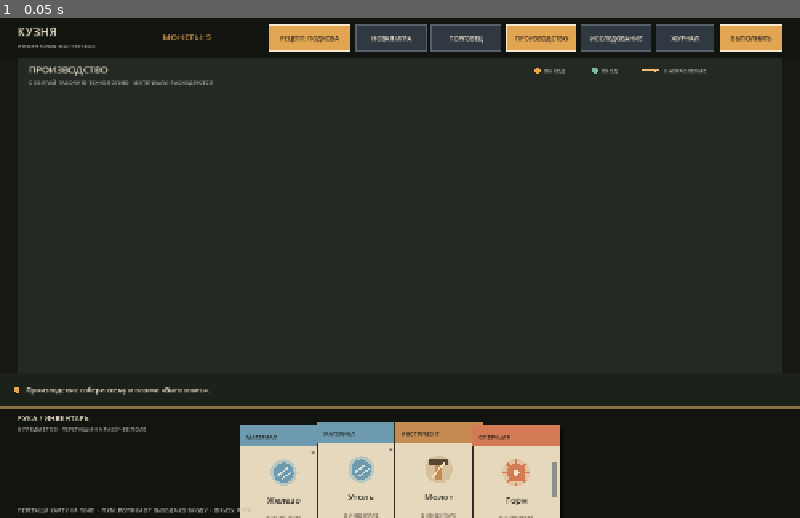
Above: before the commit, frame 1.
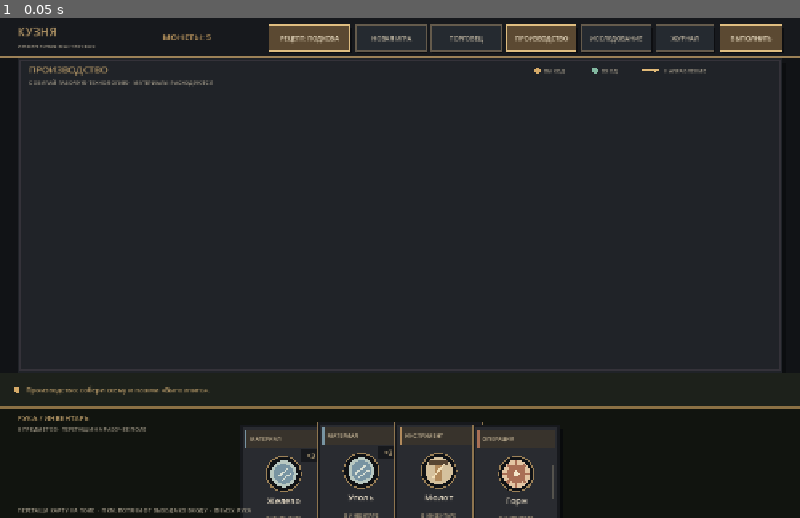
Above: after the commit, the same moment.

Repository: Blyaprint/new-1-bit-kuznya
Game: Godot game, scene res://scenes/board_prototype.tscn
Two runs of this game, one before a commit and one after it. Both use one fixed random seed, a clock stepped at 60 frames per second and the inputs below.
Inputs:
- Up to frame 1 (0.05 s): no input

The runs differ from the first frame. In frame 1, 9.7% of the frame differs, in the area x 0-100%, y 1-100%.

Commit message:
Establish premium fantasy RPG visual direction

Diff:
--- a/scripts/board_prototype.gd
+++ b/scripts/board_prototype.gd
@@ -6,19 +6,19 @@
 const STATUS_HEIGHT := 54.0
 const BOARD_MARGIN := 28.0
 
-const BG := Color("#171713")
-const BOARD_BG := Color("#242923")
-const CARD_BG := Color("#e5d8bd")
-const CARD_BORDER := Color("#f5e9d2")
-const INK := Color("#29251f")
-const MUTED := Color("#b5b7a8")
-const ACCENT := Color("#e2a653")
-const LINK_COLOR := Color("#f0bd70")
-const MATERIAL_COLOR := Color("#6e9aaf")
-const TOOL_COLOR := Color("#c58b52")
-const OPERATION_COLOR := Color("#d47b55")
-const OBJECT_COLOR := Color("#8a9b72")
-const PRODUCT_COLOR := Color("#d2b45d")
+const BG := Color("#111316")
+const BOARD_BG := Color("#202328")
+const CARD_BG := Color("#292b30")
+const CARD_BORDER := Color("#b89a68")
+const INK := Color("#eee2c9")
+const MUTED := Color("#aaa18f")
+const ACCENT := Color("#d5aa68")
+const LINK_COLOR := Color("#e0b978")
+const MATERIAL_COLOR := Color("#7894a2")
+const TOOL_COLOR := Color("#b18a5c")
+const OPERATION_COLOR := Color("#a96f55")
+const OBJECT_COLOR := Color("#829078")
+const PRODUCT_COLOR := Color("#c4a15d")
 const SAVE_PATH := "user://kuznya_save.json"
 const IRON_PACK_SIZE := 2
 const COAL_PACK_SIZE := 5
@@ -918,8 +918,9 @@
 func _draw() -> void:
 	draw_rect(Rect2(Vector2.ZERO, size), BG)
 	_draw_workshop_background()
-	draw_rect(Rect2(0, 0, size.x, HEADER_HEIGHT), Color("#11140f"))
-	draw_line(Vector2(0, HEADER_HEIGHT), Vector2(size.x, HEADER_HEIGHT), Color("#55452f"), 2.0)
+	draw_rect(Rect2(0, 0, size.x, HEADER_HEIGHT), Color("#17191d"))
+	draw_rect(Rect2(0, HEADER_HEIGHT - 3, size.x, 3), Color("#806744"))
+	draw_line(Vector2(0, HEADER_HEIGHT - 1), Vector2(size.x, HEADER_HEIGHT - 1), Color("#d0b17b", 0.35), 1.0)
 	draw_string(font, Vector2(28, 29), "КУЗНЯ", HORIZONTAL_ALIGNMENT_LEFT, -1, 19, CARD_BORDER)
 	draw_string(font, Vector2(28, 49), "ИНЖЕНЕРНАЯ МАСТЕРСКАЯ", HORIZONTAL_ALIGNMENT_LEFT, -1, 9, MUTED)
 	draw_string(font, Vector2(260, 36), "МОНЕТЫ: %d" % money, HORIZONTAL_ALIGNMENT_LEFT, 150, 14, ACCENT)
@@ -932,8 +933,10 @@
 	_draw_header_button(_action_button_rect(), "ВЫПОЛНИТЬ" if mode == "production" else "ИСПЫТАТЬ", true)
 
 	var board := _board_rect()
+	draw_rect(Rect2(board.position + Vector2(5, 7), board.size), Color("#070809", 0.55))
 	draw_rect(board, BOARD_BG)
-	draw_rect(board, Color("#65705c"), false, 2.0)
+	draw_rect(board, Color("#9b8058"), false, 2.0)
+	draw_rect(Rect2(board.position + Vector2(4, 4), board.size - Vector2(8, 8)), Color("#343239"), false, 1.0)
 	var mode_title := "ПРОИЗВОДСТВО" if mode == "production" else "ИССЛЕДОВАНИЕ"
 	var mode_subtitle := "СОБИРАЙ РАБОЧУЮ ТЕХНОЛОГИЮ · МАТЕРИАЛЫ РАСХОДУЮТСЯ" if mode == "production" else "ПРОВЕРЯЙ ГИПОТЕЗЫ · ЭКСПЕРИМЕНТЫ БЕСПЛАТНЫ"
 	draw_string(font, Vector2(board.position.x + 18, board.position.y + 24), mode_title, HORIZONTAL_ALIGNMENT_LEFT, -1, 15, CARD_BORDER)
@@ -979,10 +982,9 @@
 
 
 func _draw_workshop_background() -> void:
-	# Keep the workshop texture cheap: a few straight lines instead of
-	# hundreds of individual circles on every drag redraw.
+	# Subtle stone-and-wood workshop grid.
 	var area := _board_rect()
-	var grid_color := Color("#303a32")
+	var grid_color := Color("#343238")
 	var spacing := 64.0
 	var x := area.position.x
 	while x < area.end.x:
@@ -1007,10 +1009,13 @@
 
 
 func _draw_header_button(rect: Rect2, label: String, active: bool) -> void:
-	var fill := ACCENT if active else Color("#303941")
+	var fill := Color("#5b4932") if active else Color("#252a30")
+	var edge := Color("#dfbd80") if active else Color("#655b4c")
+	draw_rect(Rect2(rect.position + Vector2(2, 3), rect.size), Color("#090a0c", 0.72))
 	draw_rect(rect, fill)
-	draw_rect(rect, CARD_BORDER if active else Color("#56616b"), false, 1.0)
-	draw_string(font, rect.position + Vector2(8, 25), label, HORIZONTAL_ALIGNMENT_CENTER, rect.size.x - 16, 10, INK if active else CARD_BORDER)
+	draw_rect(rect, edge, false, 1.5)
+	draw_line(rect.position + Vector2(5, 3), rect.position + Vector2(rect.size.x - 5, 3), Color("#f1d6a5", 0.38), 1.0)
+	draw_string(font, rect.position + Vector2(8, 25), label, HORIZONTAL_ALIGNMENT_CENTER, rect.size.x - 16, 10, Color("#f2e5ca") if active else Color("#c8bda8"))
 
 
 func _draw_links() -> void:
@@ -1064,40 +1069,48 @@
 func _draw_card(card: Dictionary, top_left: Vector2, on_board := false) -> void:
 	var rect := Rect2(top_left, CARD_SIZE)
 	var role_color := _category_color(str(card.category))
-	# Drop shadow and paper body.
-	draw_rect(Rect2(top_left + Vector2(4, 5), CARD_SIZE), Color("#090b08"))
-	draw_rect(rect, CARD_BG)
-	draw_rect(rect, Color("#302b21"), false, 2.0)
-	draw_rect(Rect2(top_left, Vector2(CARD_SIZE.x, 34)), role_color)
-	draw_string(font, top_left + Vector2(10, 22), _category_label(str(card.category)), HORIZONTAL_ALIGNMENT_LEFT, CARD_SIZE.x - 20, 9, Color("#171914"))
-	_draw_card_emblem(str(card.category), top_left + Vector2(CARD_SIZE.x * 0.5, 76), role_color)
-	draw_string(font, top_left + Vector2(8, 125), str(card.title), HORIZONTAL_ALIGNMENT_CENTER, CARD_SIZE.x - 16, 14, INK)
+	# Layered dark-metal frame with a warm inset, like a premium RPG item card.
+	draw_rect(Rect2(top_left + Vector2(5, 6), CARD_SIZE), Color("#08090b", 0.82))
+	draw_rect(rect, Color("#17191d"))
+	draw_rect(rect, Color("#8e754f"), false, 2.0)
+	draw_rect(Rect2(top_left + Vector2(4, 4), CARD_SIZE - Vector2(8, 8)), CARD_BG)
+	draw_rect(Rect2(top_left + Vector2(6, 6), CARD_SIZE - Vector2(12, 12)), Color("#292b30"))
+	draw_rect(Rect2(top_left + Vector2(7, 7), Vector2(CARD_SIZE.x - 14, 28)), Color("#38332c"))
+	draw_rect(Rect2(top_left + Vector2(7, 7), Vector2(4, 28)), role_color)
+	draw_string(font, top_left + Vector2(16, 25), _category_label(str(card.category)), HORIZONTAL_ALIGNMENT_LEFT, CARD_SIZE.x - 28, 9, Color("#d9c7a5"))
+	# Emblem medallion.
+	draw_circle(top_left + Vector2(CARD_SIZE.x * 0.5, 78), 29.0, Color("#111316"))
+	draw_arc(top_left + Vector2(CARD_SIZE.x * 0.5, 78), 28.0, 0.0, TAU, 48, Color("#9d8258"), 2.0)
+	_draw_card_emblem(str(card.category), top_left + Vector2(CARD_SIZE.x * 0.5, 78), role_color)
+	draw_string(font, top_left + Vector2(8, 126), str(card.title), HORIZONTAL_ALIGNMENT_CENTER, CARD_SIZE.x - 16, 14, Color("#f0e4cd"))
 	if int(card.get("quantity", 1)) > 1:
-		draw_string(font, top_left + Vector2(CARD_SIZE.x - 32, 48), "×%d" % int(card.quantity), HORIZONTAL_ALIGNMENT_CENTER, 26, 12, INK)
+		draw_rect(Rect2(top_left + Vector2(CARD_SIZE.x - 43, 38), Vector2(34, 20)), Color("#17191d"))
+		draw_string(font, top_left + Vector2(CARD_SIZE.x - 41, 53), "×%d" % int(card.quantity), HORIZONTAL_ALIGNMENT_CENTER, 30, 11, Color("#f2d59d"))
 	if str(card.title) in ["Молот", "Горн"]:
 		var max_dur := maxf(1.0, float(card.get("max_durability", TOOL_MAX_DURABILITY)))
 		var wear_ratio := 1.0 - clampf(float(card.get("durability", TOOL_MAX_DURABILITY)) / max_dur, 0.0, 1.0)
-		var bar_rect := Rect2(top_left + Vector2(CARD_SIZE.x - 12, 58), Vector2(6, 58))
-		draw_rect(bar_rect, Color("#8e9188"))
+		var bar_rect := Rect2(top_left + Vector2(CARD_SIZE.x - 13, 65), Vector2(4, 52))
+		draw_rect(bar_rect, Color("#55534d"))
 		if wear_ratio > 0.0:
 			var red_height := bar_rect.size.y * wear_ratio
-			draw_rect(Rect2(bar_rect.position.x, bar_rect.end.y - red_height, bar_rect.size.x, red_height), Color("#b83d32"))
-	draw_line(top_left + Vector2(10, 135), top_left + Vector2(CARD_SIZE.x - 10, 135), Color("#a99a7d"), 1.0)
-	draw_string(font, top_left + Vector2(8, 153), "УЗЕЛ СХЕМЫ" if on_board else "В ИНВЕНТАРЕ", HORIZONTAL_ALIGNMENT_CENTER, CARD_SIZE.x - 16, 8, Color("#675b49"))
+			draw_rect(Rect2(bar_rect.position.x, bar_rect.end.y - red_height, bar_rect.size.x, red_height), Color("#bd5549"))
+	draw_line(top_left + Vector2(13, 136), top_left + Vector2(CARD_SIZE.x - 13, 136), Color("#74664f"), 1.0)
+	draw_string(font, top_left + Vector2(8, 153), "УЗЕЛ СХЕМЫ" if on_board else "В ИНВЕНТАРЕ", HORIZONTAL_ALIGNMENT_CENTER, CARD_SIZE.x - 16, 8, Color("#b6a587"))
 	if on_board:
-		# Each card exposes named sockets specific to its role.
 		var inputs := _input_ports(card)
 		var outputs := _output_ports(card)
 		for i in range(inputs.size()):
 			var p := _port_position(card, false, i)
-			draw_circle(p, 6.0, Color("#82b8a0"))
+			draw_circle(p, 7.0, Color("#18211f"))
+			draw_circle(p, 4.0, Color("#8fb9a2"))
 			var label_pos := Vector2(top_left.x + 8, p.y + 3)
-			draw_string(font, label_pos, str(inputs[i].label), HORIZONTAL_ALIGNMENT_LEFT, 46, 7, Color("#34483f"))
+			draw_string(font, label_pos, str(inputs[i].label), HORIZONTAL_ALIGNMENT_LEFT, 46, 7, Color("#d4e1d6"))
 		for i in range(outputs.size()):
 			var p := _port_position(card, true, i)
-			draw_circle(p, 6.0, ACCENT)
+			draw_circle(p, 7.0, Color("#2a2117"))
+			draw_circle(p, 4.0, ACCENT)
 			var label_pos := Vector2(top_left.x + CARD_SIZE.x - 54, p.y + 3)
-			draw_string(font, label_pos, str(outputs[i].label), HORIZONTAL_ALIGNMENT_RIGHT, 46, 7, Color("#594126"))
+			draw_string(font, label_pos, str(outputs[i].label), HORIZONTAL_ALIGNMENT_RIGHT, 46, 7, Color("#f0d8ad"))
 
 
 func _category_color(category: String) -> Color:
@@ -1181,86 +1194,101 @@
 func _draw_market() -> void:
 	var player_panel := _trade_player_panel()
 	var merchant_panel := _trade_merchant_panel()
-	draw_rect(Rect2(Vector2.ZERO, size), Color(0, 0, 0, 0.62))
-	draw_rect(_trade_window_rect(), Color("#171b15"))
-	draw_rect(_trade_window_rect(), Color("#d0a15e"), false, 2.0)
-	draw_string(font, player_panel.position + Vector2(0, -14), "ОБМЕН", HORIZONTAL_ALIGNMENT_LEFT, -1, 18, CARD_BORDER)
-	draw_string(font, player_panel.position + Vector2(0, 20), "ТВОЙ ИНВЕНТАРЬ", HORIZONTAL_ALIGNMENT_LEFT, -1, 13, ACCENT)
-	draw_string(font, merchant_panel.position + Vector2(0, 20), "ТОРГОВЕЦ", HORIZONTAL_ALIGNMENT_LEFT, -1, 13, ACCENT)
-	draw_string(font, player_panel.position + Vector2(0, 43), "Перетащи предмет направо, чтобы продать", HORIZONTAL_ALIGNMENT_LEFT, 300, 9, MUTED)
-	draw_string(font, merchant_panel.position + Vector2(0, 43), "Перетащи предмет налево, чтобы купить", HORIZONTAL_ALIGNMENT_LEFT, 300, 9, MUTED)
+	# The two panels are separate windows, not one combined exchange dialog.
+	draw_rect(Rect2(Vector2.ZERO, size), Color(0, 0, 0, 0.48))
+	_draw_rpg_window(player_panel, "ИНВЕНТАРЬ", "ЛИЧНЫЕ ВЕЩИ И МАТЕРИАЛЫ")
+	_draw_rpg_window(merchant_panel, "ТОРГОВЕЦ", "ТОВАРЫ И МАСТЕРСКОЙ ЗАПАС")
 	var hovered_title := ""
-	var hovered_category := "МАТЕРИАЛ"
 	var player_items := _player_trade_items()
+	# Persistent 4 × 5 slot grids: empty spaces are visible and usable as drop targets later.
+	for i in range(20):
+		_draw_inventory_slot(_trade_row_rect(player_panel, i), false)
+		_draw_inventory_slot(_trade_row_rect(merchant_panel, i), false)
 	for i in range(player_items.size()):
 		var item: Dictionary = player_items[i]
 		var slot := _trade_row_rect(player_panel, i)
 		var is_dragged := trade_drag_source == "player" and trade_drag_title == str(item.title)
-		draw_rect(slot, Color("#252b24"))
-		draw_rect(slot, Color("#b89a68") if slot.has_point(mouse_position) and not is_dragged else Color("#59604f"), false, 2.0 if slot.has_point(mouse_position) else 1.0)
-		var item_color := _category_color(str(item.category))
-		draw_rect(Rect2(slot.position + Vector2(7, 7), Vector2(48, 48)), Color("#45483b"))
-		_draw_card_emblem(str(item.category), slot.position + Vector2(31, 29), item_color)
-		draw_string(font, slot.position + Vector2(3, 59), str(item.title), HORIZONTAL_ALIGNMENT_CENTER, 56, 8, CARD_BORDER)
-		if int(item.quantity) > 1:
-			draw_string(font, slot.position + Vector2(34, 14), "×%d" % int(item.quantity), HORIZONTAL_ALIGNMENT_RIGHT, 25, 9, CARD_BORDER)
+		if not is_dragged:
+			_draw_inventory_slot(slot, slot.has_point(mouse_position))
+			var item_color := _category_color(str(item.category))
+			_draw_item_medallion(slot, str(item.category), item_color)
+			draw_string(font, slot.position + Vector2(3, 59), str(item.title), HORIZONTAL_ALIGNMENT_CENTER, 56, 8, Color("#eee2c9"))
+			if int(item.quantity) > 1:
+				draw_string(font, slot.position + Vector2(34, 14), "×%d" % int(item.quantity), HORIZONTAL_ALIGNMENT_RIGHT, 25, 9, Color("#f2d59d"))
 		if slot.has_point(mouse_position) and not is_dragged:
 			hovered_title = str(item.title)
-			hovered_category = str(item.category)
 	var merchant_titles := _merchant_trade_titles()
 	for i in range(merchant_titles.size()):
 		var title: String = merchant_titles[i]
 		var slot := _trade_row_rect(merchant_panel, i)
 		var is_dragged := trade_drag_source == "merchant" and trade_drag_title == title
-		draw_rect(slot, Color("#252b24"))
-		draw_rect(slot, Color("#b89a68") if slot.has_point(mouse_position) and not is_dragged else Color("#59604f"), false, 2.0 if slot.has_point(mouse_position) else 1.0)
-		var category := "МАТЕРИАЛ"
-		if title == "Молот":
-			category = "ИНСТРУМЕНТ"
-		elif title == "Горн":
-			category = "ОПЕРАЦИЯ"
-		elif ["Подкова", "Гвозди", "Скоба"].has(title):
-			category = "ИЗДЕЛИЕ"
-		draw_rect(Rect2(slot.position + Vector2(7, 7), Vector2(48, 48)), Color("#45483b"))
-		_draw_card_emblem(category, slot.position + Vector2(31, 29), _category_color(category))
-		draw_string(font, slot.position + Vector2(3, 59), title, HORIZONTAL_ALIGNMENT_CENTER, 56, 8, CARD_BORDER)
-		draw_string(font, slot.position + Vector2(34, 14), str(trader_stock.get(title, 0)), HORIZONTAL_ALIGNMENT_RIGHT, 25, 9, CARD_BORDER)
+		var category := _trade_category_for_title(title)
+		if not is_dragged:
+			_draw_inventory_slot(slot, slot.has_point(mouse_position))
+			_draw_item_medallion(slot, category, _category_color(category))
+			draw_string(font, slot.position + Vector2(3, 59), title, HORIZONTAL_ALIGNMENT_CENTER, 56, 8, Color("#eee2c9"))
+			draw_string(font, slot.position + Vector2(34, 14), str(trader_stock.get(title, 0)), HORIZONTAL_ALIGNMENT_RIGHT, 25, 9, Color("#f2d59d"))
 		if slot.has_point(mouse_position) and not is_dragged:
 			hovered_title = title
-			hovered_category = category
-	draw_string(font, player_panel.position + Vector2(0, 403), "Баланс: %d монет" % money, HORIZONTAL_ALIGNMENT_LEFT, -1, 12, ACCENT)
-	draw_string(font, merchant_panel.position + Vector2(0, 403), "Предметы в квадратных ячейках", HORIZONTAL_ALIGNMENT_LEFT, 230, 9, MUTED)
-	draw_rect(_trade_close_rect(), Color("#4a3a27"))
-	draw_rect(_trade_close_rect(), Color("#b89a68"), false, 1.0)
-	draw_string(font, _trade_close_rect().position + Vector2(7, 19), "ЗАКРЫТЬ", HORIZONTAL_ALIGNMENT_CENTER, 66, 9, CARD_BORDER)
+	draw_string(font, player_panel.position + Vector2(18, 393), "МОНЕТЫ: %d" % money, HORIZONTAL_ALIGNMENT_LEFT, 260, 12, Color("#e7c58c"))
+	draw_string(font, merchant_panel.position + Vector2(18, 393), "Перетащи товар в инвентарь", HORIZONTAL_ALIGNMENT_LEFT, 280, 9, MUTED)
+	_draw_header_button(_trade_close_rect(), "ЗАКРЫТЬ", false)
 	if trade_drag_source != "" and trade_drag_title != "":
 		var drag_rect := Rect2(trade_drag_position - Vector2(31, 31), Vector2(62, 62))
-		draw_rect(drag_rect, Color("#c5a36c"))
-		draw_rect(drag_rect, Color("#fff0c8"), false, 2.0)
-		draw_rect(Rect2(drag_rect.position + Vector2(7, 7), Vector2(48, 48)), Color("#45483b"))
-		var drag_category := "МАТЕРИАЛ"
+		_draw_inventory_slot(drag_rect, true)
+		var drag_category := _trade_category_for_title(trade_drag_title)
 		if trade_drag_source == "player":
 			for item in player_items:
 				if str(item.title) == trade_drag_title:
 					drag_category = str(item.category)
-		else:
-			if trade_drag_title == "Молот":
-				drag_category = "ИНСТРУМЕНТ"
-			elif trade_drag_title == "Горн":
-				drag_category = "ОПЕРАЦИЯ"
-			elif ["Подкова", "Гвозди", "Скоба"].has(trade_drag_title):
-				drag_category = "ИЗДЕЛИЕ"
-		_draw_card_emblem(drag_category, drag_rect.position + Vector2(31, 29), _category_color(drag_category))
+		_draw_item_medallion(drag_rect, drag_category, _category_color(drag_category))
 	elif hovered_title != "":
 		var tip := Rect2(mouse_position + Vector2(18, 16), Vector2(270, 92))
 		if tip.end.x > size.x:
 			tip.position.x = mouse_position.x - tip.size.x - 18
 		if tip.end.y > size.y:
 			tip.position.y = mouse_position.y - tip.size.y - 16
-		draw_rect(tip, Color("#11140f"))
-		draw_rect(tip, Color("#d0a15e"), false, 2.0)
-		draw_string(font, tip.position + Vector2(12, 22), hovered_title, HORIZONTAL_ALIGNMENT_LEFT, 246, 13, ACCENT)
-		draw_multiline_string(font, tip.position + Vector2(12, 42), _trade_item_description(hovered_title), HORIZONTAL_ALIGNMENT_LEFT, 246, 10, 0, CARD_BORDER)
+		_draw_rpg_window(tip, hovered_title.to_upper(), "ОПИСАНИЕ ПРЕДМЕТА")
+		draw_multiline_string(font, tip.position + Vector2(12, 61), _trade_item_description(hovered_title), HORIZONTAL_ALIGNMENT_LEFT, 246, 10, 0, Color("#e4dac6"))
+
+
+func _trade_category_for_title(title: String) -> String:
+	match title:
+		"Молот":
+			return "ИНСТРУМЕНТ"
+		"Горн":
+			return "ОПЕРАЦИЯ"
+		"Подкова", "Гвозди", "Скоба":
+			return "ИЗДЕЛИЕ"
+		_:
+			return "МАТЕРИАЛ"
+
+
+func _draw_rpg_window(rect: Rect2, heading: String, subtitle: String) -> void:
+	draw_rect(Rect2(rect.position + Vector2(5, 7), rect.size), Color("#050608", 0.8))
+	draw_rect(rect, Color("#171a1e"))
+	draw_rect(rect, Color("#9c8054"), false, 2.0)
+	draw_rect(Rect2(rect.position + Vector2(4, 4), rect.size - Vector2(8, 8)), Color("#292b2f"), false, 1.0)
+	draw_rect(Rect2(rect.position + Vector2(7, 7), Vector2(rect.size.x - 14, 43)), Color("#38332d"))
+	draw_line(rect.position + Vector2(10, 49), rect.position + Vector2(rect.size.x - 10, 49), Color("#9c8054"), 1.0)
+	draw_string(font, rect.position + Vector2(17, 26), heading, HORIZONTAL_ALIGNMENT_LEFT, rect.size.x - 34, 14, Color("#f0dfbd"))
+	draw_string(font, rect.position + Vector2(17, 42), subtitle, HORIZONTAL_ALIGNMENT_LEFT, rect.size.x - 34, 8, Color("#b9aa90"))
+
+
+func _draw_inventory_slot(rect: Rect2, hovered: bool) -> void:
+	var edge := Color("#d4b47d") if hovered else Color("#655b4b")
+	draw_rect(Rect2(rect.position + Vector2(2, 3), rect.size), Color("#08090b", 0.75))
+	draw_rect(rect, Color("#17191d"))
+	draw_rect(rect, edge, false, 1.5 if hovered else 1.0)
+	draw_rect(Rect2(rect.position + Vector2(3, 3), rect.size - Vector2(6, 6)), Color("#25272b"))
+	draw_line(rect.position + Vector2(5, 5), rect.position + Vector2(rect.size.x - 5, 5), Color("#ffffff", 0.07), 1.0)
+
+
+func _draw_item_medallion(slot: Rect2, category: String, item_color: Color) -> void:
+	var center := slot.position + Vector2(31, 29)
+	draw_circle(center, 23.0, Color("#111316"))
+	draw_arc(center, 22.0, 0.0, TAU, 36, Color("#8c7654"), 1.5)
+	_draw_card_emblem(category, center, item_color)
 
 
 func _draw_journal() -> void:
